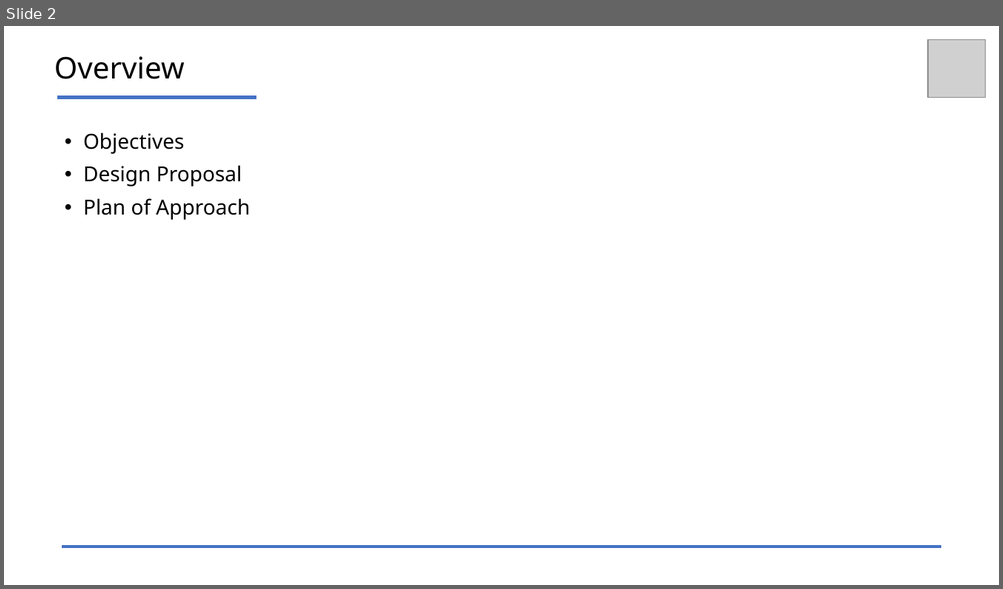
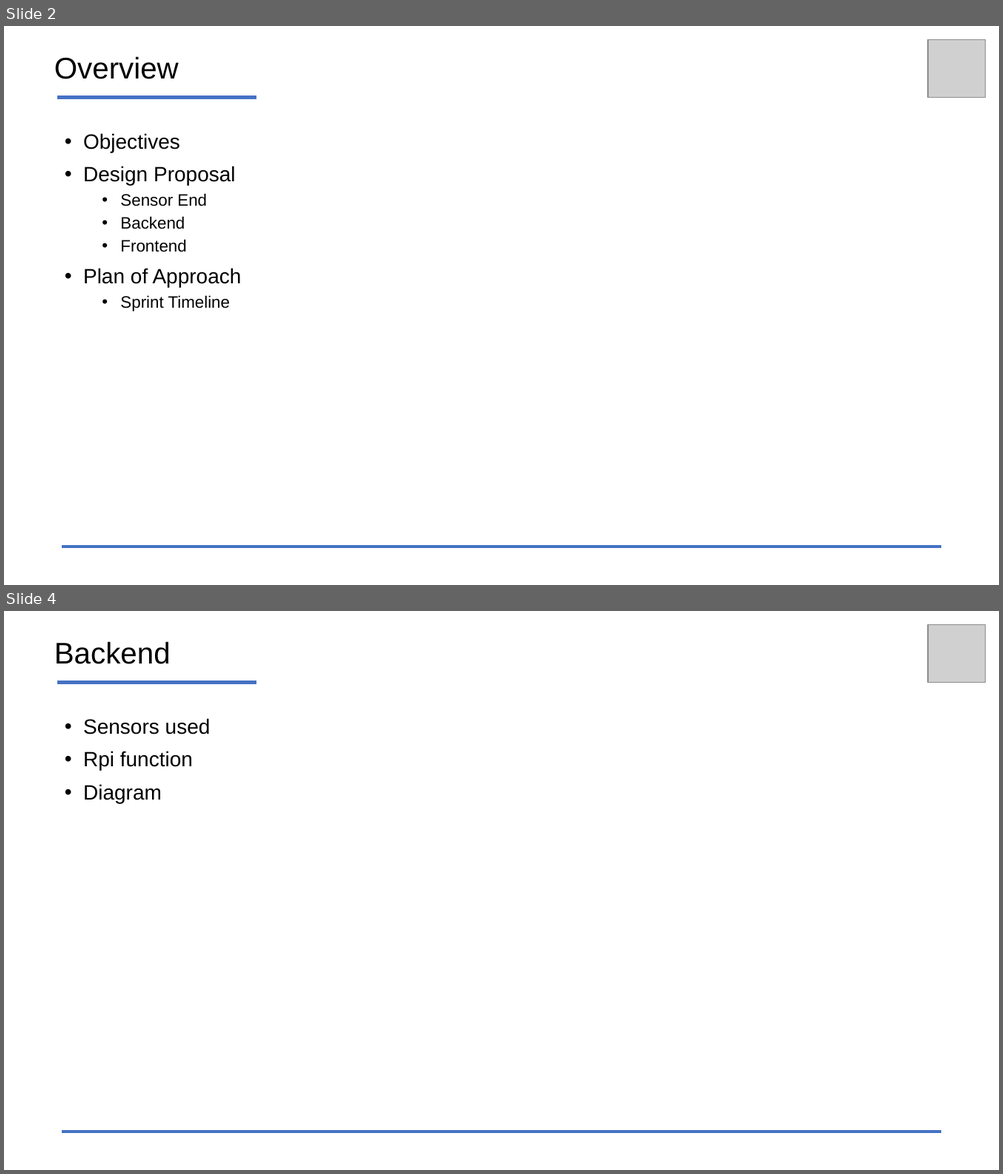
Before and after one commit to DevHSA/HealthMonitor, a slide deck: MidReview.pptx. Shown one above the other, each under a label of ours: slide 2 before the commit, slides 2 and 4 after it; the slides between them are not shown. The pictures are 1003x589 and 1003x1174 pixels, drawn with LibreOffice and Linux fonts; fonts in the diff are those of the drawing; grey boxes stand for pictures. Boxes give left, top, right and bottom in pixels: in the first picture for what was removed or moved away, otherwise in the second. Text is boxed around its words. In the diff, an @@ line names an element or a change of style, - is before the commit and + after.

```diff
--- a/MidReview.pptx
+++ b/MidReview.pptx
@@ slide 4 added at <box>4,611,999,1170</box>, background #FFFFFF @@
@@ picture added at <box>928,624,985,682</box> @@
@@ title added at <box>54,641,170,664</box>, 28.8 pt, text #000000 @@
+Backend
@@ line added from (57, 683) to (256, 683), #4472C4 3 pt @@
@@ text added at <box>83,718,210,803</box>, 20 pt, text #000000 @@
+• Sensors used
+• Rpi function
+• Diagram
@@ line added from (62, 1133) to (941, 1133), #4472C4 3 pt @@
@@ slide 2 changed as well @@
@@ title "Overview" at <box>54,56,179,79</box>: font Noto Sans to Arial @@
@@ text at <box>83,133,242,287</box>: font Noto Sans to Arial in "Objectives", "Design Proposal", "Plan of Approach" @@
@@ text at <box>120,193,207,252</box>: paragraphs added @@
+  • Sensor End
+  • Backend
+  • Frontend
@@ text at <box>120,295,230,312</box>: paragraph added @@
+  • Sprint Timeline
```
Also in this commit, not shown: 1 other slide changed, 3 other slides added.
